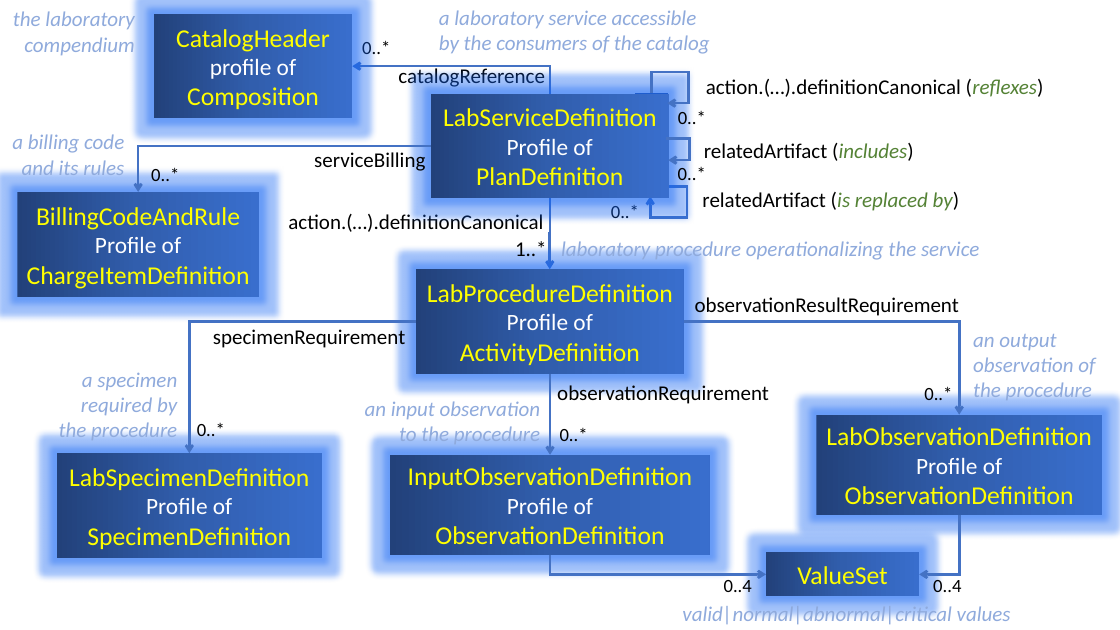
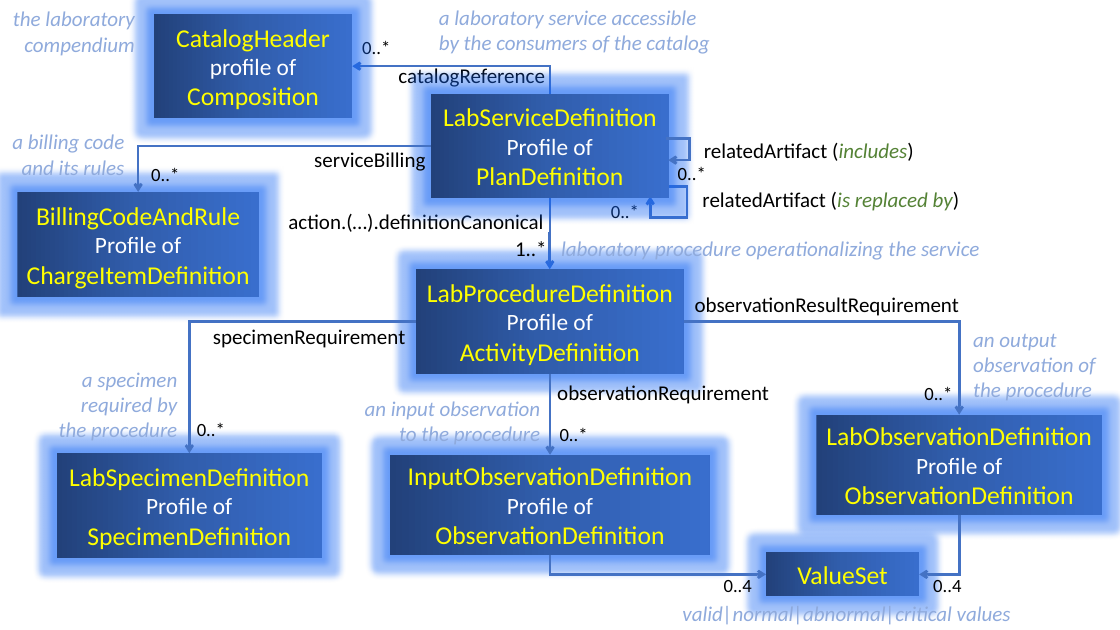
Before and after one commit to HL7/fhir-order-catalog, a slide deck: slide 1 of input/images-source/LabCompendium.pptx. Drawn at 1120x630 pixels with LibreOffice and Linux fonts; fonts in the diff are those of the drawing. Boxes give left, top, right and bottom in pixels: in the first picture for what was removed or moved away, otherwise in the second. Text is boxed around its words. In the diff, an @@ line names an element or a change of style, - is before the commit and + after.

```diff
--- a/input/images-source/LabCompendium.pptx
+++ b/input/images-source/LabCompendium.pptx
@@ elbow arrow removed from (652, 93) to (667, 103) @@
@@ text removed at bbox=[706, 79, 1044, 97] @@
-action.(…).definitionCanonical (reflexes)
@@ rectangle removed at bbox=[636, 93, 667, 113] @@
@@ text removed at bbox=[678, 109, 706, 130] @@
-0..*
```
Also in this commit, not shown: 3 other files.
